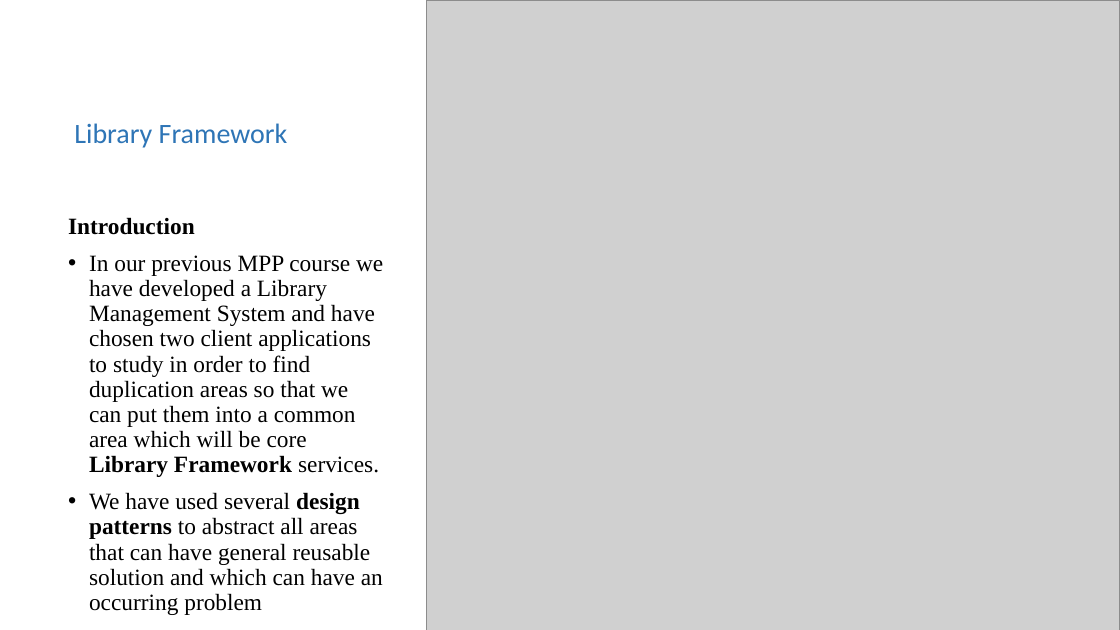
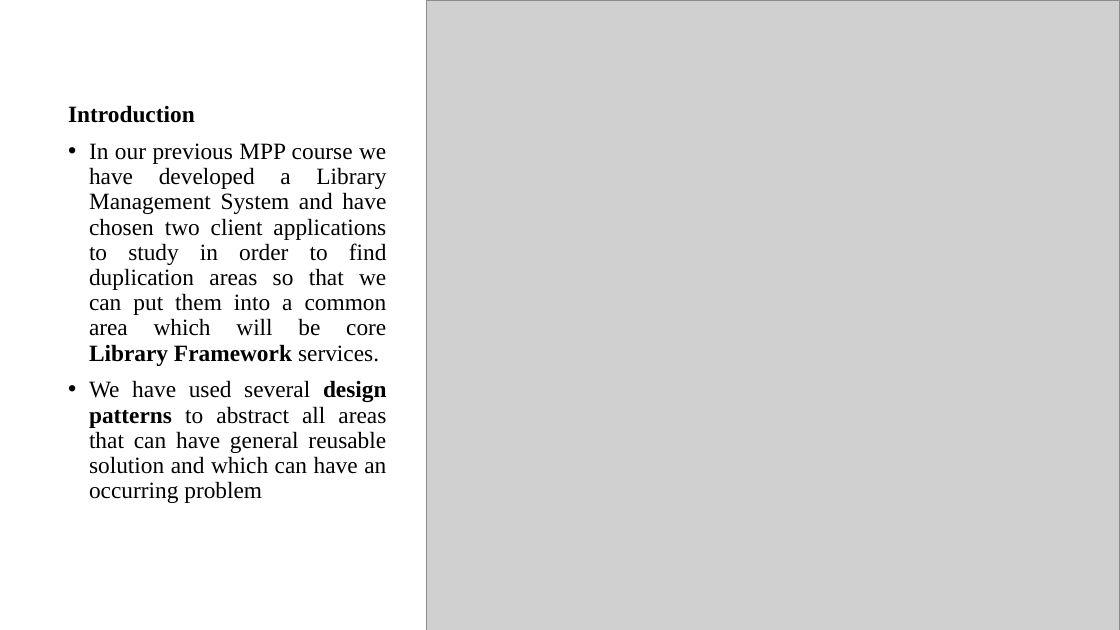
Before and after one commit to asdprojectlibrary/FrameworkLibraryProject, a slide deck: slide 2 of FinalLibraryFrameworkDesignDocument.pptx. Drawn at 1120x630 pixels with LibreOffice and Linux fonts; fonts in the diff are those of the drawing; grey boxes stand for pictures. Boxes give left, top, right and bottom in pixels: in the first picture for what was removed or moved away, otherwise in the second. Text is boxed around its words. In the diff, an @@ line names an element or a change of style, - is before the commit and + after.

Commit message:
document clean up, formatting

```diff
--- a/FinalLibraryFrameworkDesignDocument.pptx
+++ b/FinalLibraryFrameworkDesignDocument.pptx
@@ text "Introduction": place and size @@
-text "Introduction" at box(68, 217, 383, 615)
+text "Introduction" at box(68, 105, 387, 503)
@@ text "Introduction" at box(68, 105, 387, 503): alignment left to justified @@
@@ title removed at box(74, 123, 288, 148) @@
-Library Framework
```
Also in this commit, not shown: 12 other slides changed.
